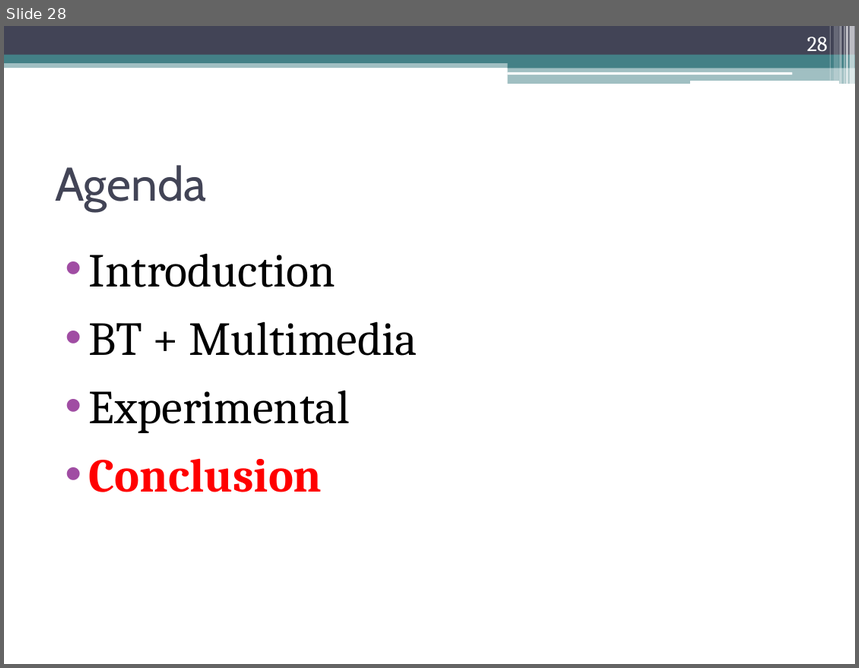
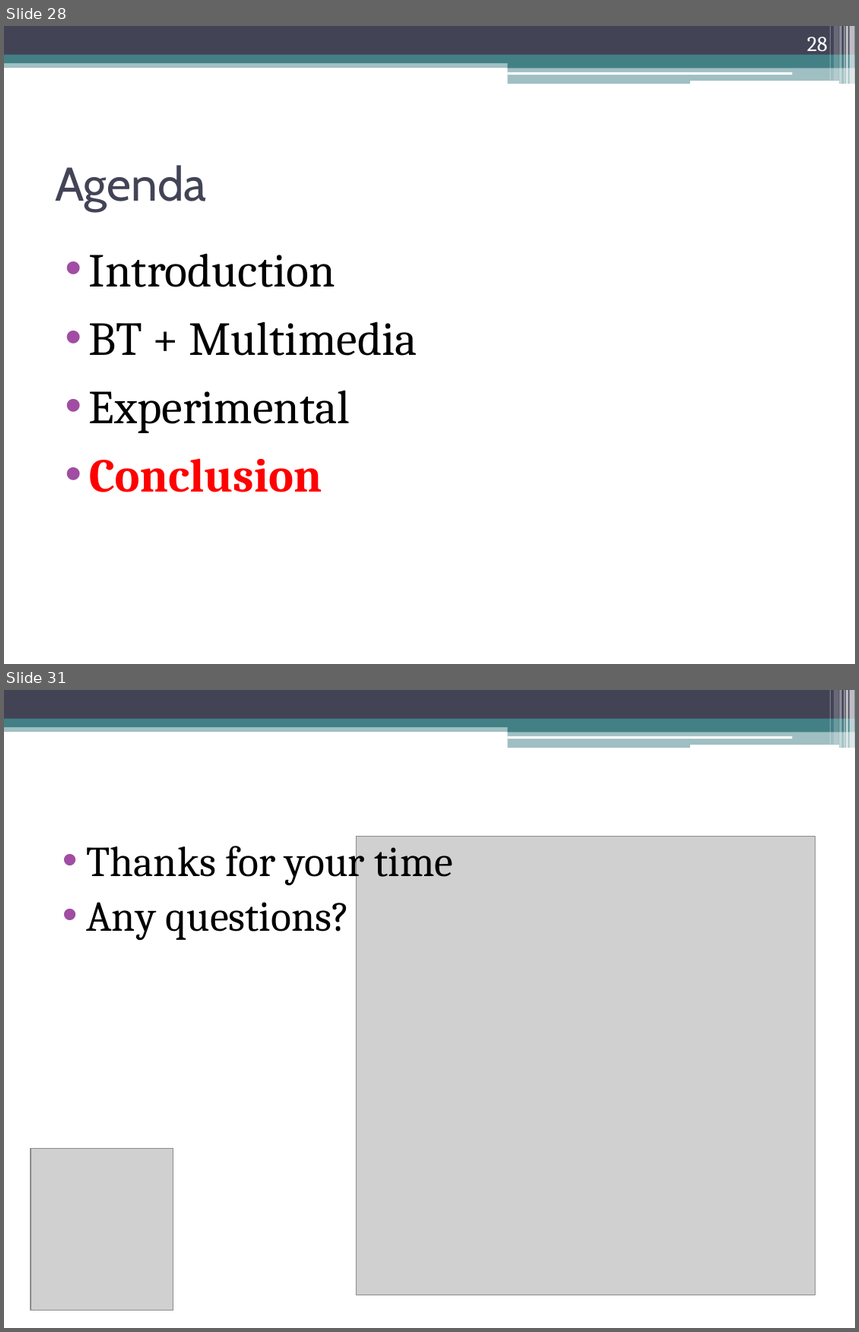
Before and after one commit to sikeh/shanbolishomework, a slide deck: Distributed Computing, Peer-to-Peer and GRIDS/final presentation/ppt/Peer-to-Peer Multimedia Streaming Using BitTorrent.pptx. Shown one above the other, each under a label of ours: slide 28 before the commit, slides 28 and 31 after it; the slides between them are not shown. The pictures are 859x668 and 859x1332 pixels, drawn with LibreOffice and Linux fonts; fonts in the diff are those of the drawing; grey boxes stand for pictures. Boxes give left, top, right and bottom in pixels: in the first picture for what was removed or moved away, otherwise in the second. Text is boxed around its words. In the diff, an @@ line names an element or a change of style, - is before the commit and + after.

```diff
--- a/Distributed Computing, Peer-to-Peer and GRIDS/final presentation/ppt/Peer-to-Peer Multimedia Streaming Using BitTorrent.pptx
+++ b/Distributed Computing, Peer-to-Peer and GRIDS/final presentation/ppt/Peer-to-Peer Multimedia Streaming Using BitTorrent.pptx
@@ slide 31 added at (x1=4, y1=690, x2=855, y2=1328), background #FFFFFF; not listed: 13 template elements that a slide beside it also shows @@
@@ text added at (x1=86, y1=837, x2=453, y2=940), 36 pt, text #000000 @@
+• Thanks for your time
+• Any questions?
@@ picture added at (x1=357, y1=837, x2=815, y2=1295) @@
@@ picture added at (x1=31, y1=1149, x2=173, y2=1310) @@
```
Also in this commit, not shown: 13 slides changed, 1 slide removed.
